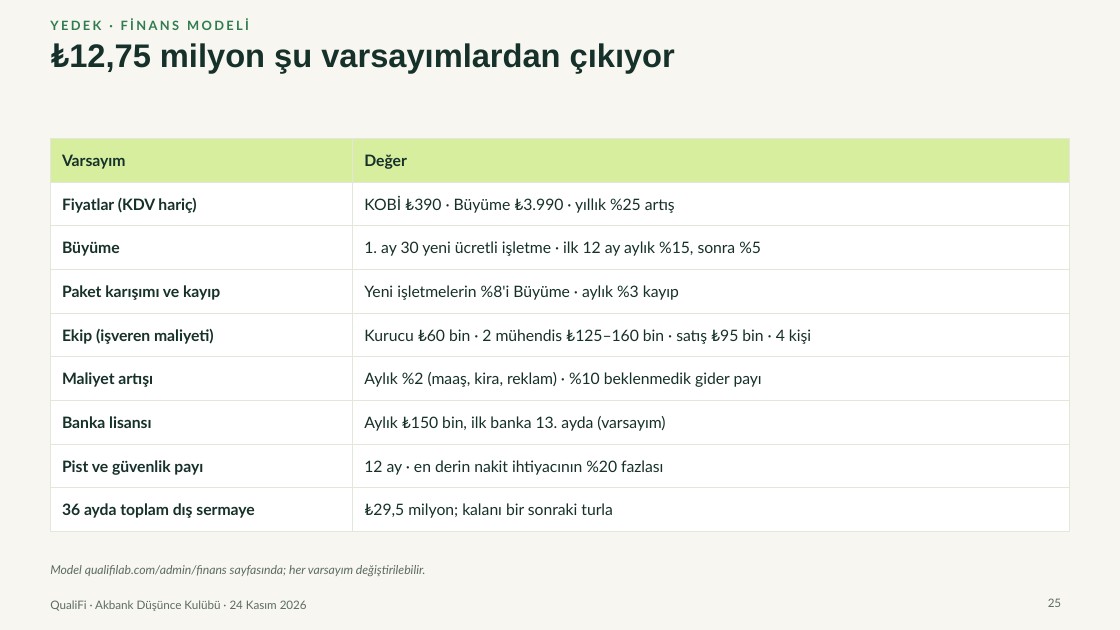
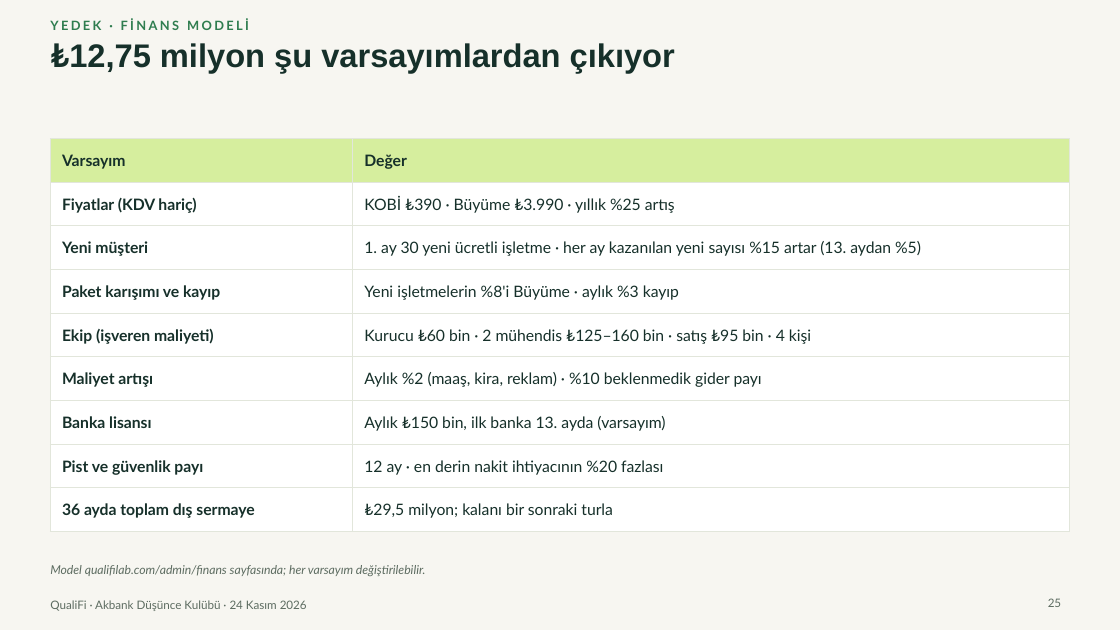
Before and after one commit to Talhaguler1/qualifi-41598058, a slide deck: slide 25 of marketing/presentation-2026-11-24/QualiFi-final-sunum.pptx. Drawn at 1120x630 pixels with LibreOffice and Linux fonts; fonts in the diff are those of the drawing. Boxes give left, top, right and bottom in pixels: in the first picture for what was removed or moved away, otherwise in the second. Text is boxed around its words. In the diff, an @@ line names an element or a change of style, - is before the commit and + after.

```diff
--- a/marketing/presentation-2026-11-24/QualiFi-final-sunum.pptx
+++ b/marketing/presentation-2026-11-24/QualiFi-final-sunum.pptx
@@ table at (50,139,1070,522) @@
-row 3, column 1: Büyüme
+row 3, column 1: Yeni müşteri
-row 3, column 2: 1. ay 30 yeni ücretli işletme · ilk 12 ay aylık %15, sonra %5
+row 3, column 2: 1. ay 30 yeni ücretli işletme · her ay kazanılan yeni sayısı %15 artar (13. aydan %5)
```
Also in this commit, not shown: 1 other slide changed, 2 other files.
